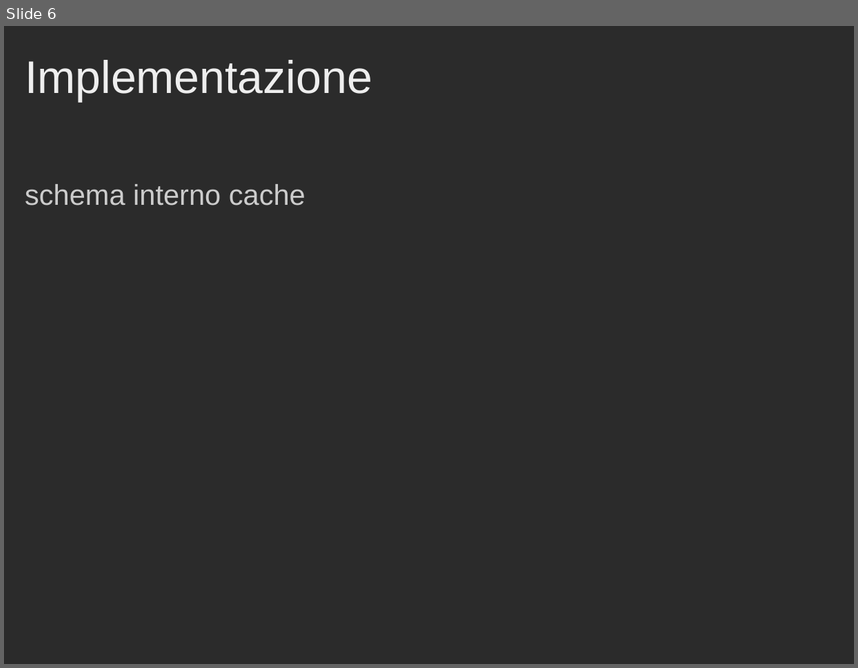
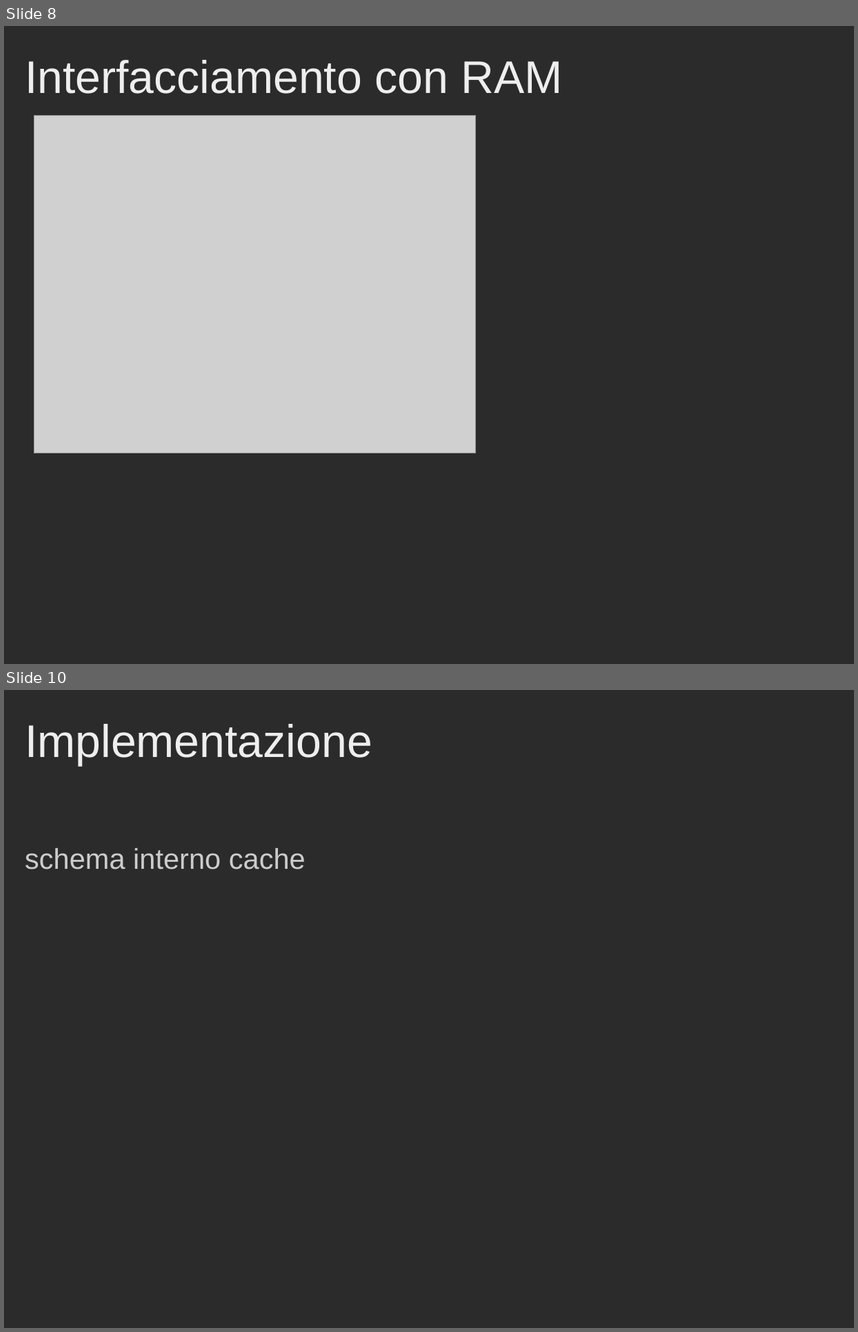
Before and after one commit to Muffo/dlxcache, a slide deck: Presentazione_Progetto_Cache.ppt. Shown one above the other, each under a label of ours: slide 6 before the commit, slides 8 and 10 after it; the slides between them are not shown. The pictures are 858x668 and 858x1332 pixels, drawn with LibreOffice and Linux fonts; fonts in the diff are those of the drawing; grey boxes stand for pictures; background and template pictures are left out; a plain dark background stands for a picture behind light text. Boxes give left, top, right and bottom in pixels: in the first picture for what was removed or moved away, otherwise in the second. Text is boxed around its words. In the diff, an @@ line names an element or a change of style, - is before the commit and + after.

```diff
--- a/Presentazione_Progetto_Cache.ppt
+++ b/Presentazione_Progetto_Cache.ppt
@@ slide 8 added at [4, 26, 854, 664], background picture (left out) @@
@@ title added at [25, 60, 563, 94], 43 pt, text #EEEEEE @@
+Interfacciamento con RAM
@@ picture added at [34, 116, 475, 454] @@
@@ what was slide 6 is now slide 10 @@
```
Also in this commit, not shown: 3 slides changed, 5 other slides added, 2 slides removed, 6 other files.
